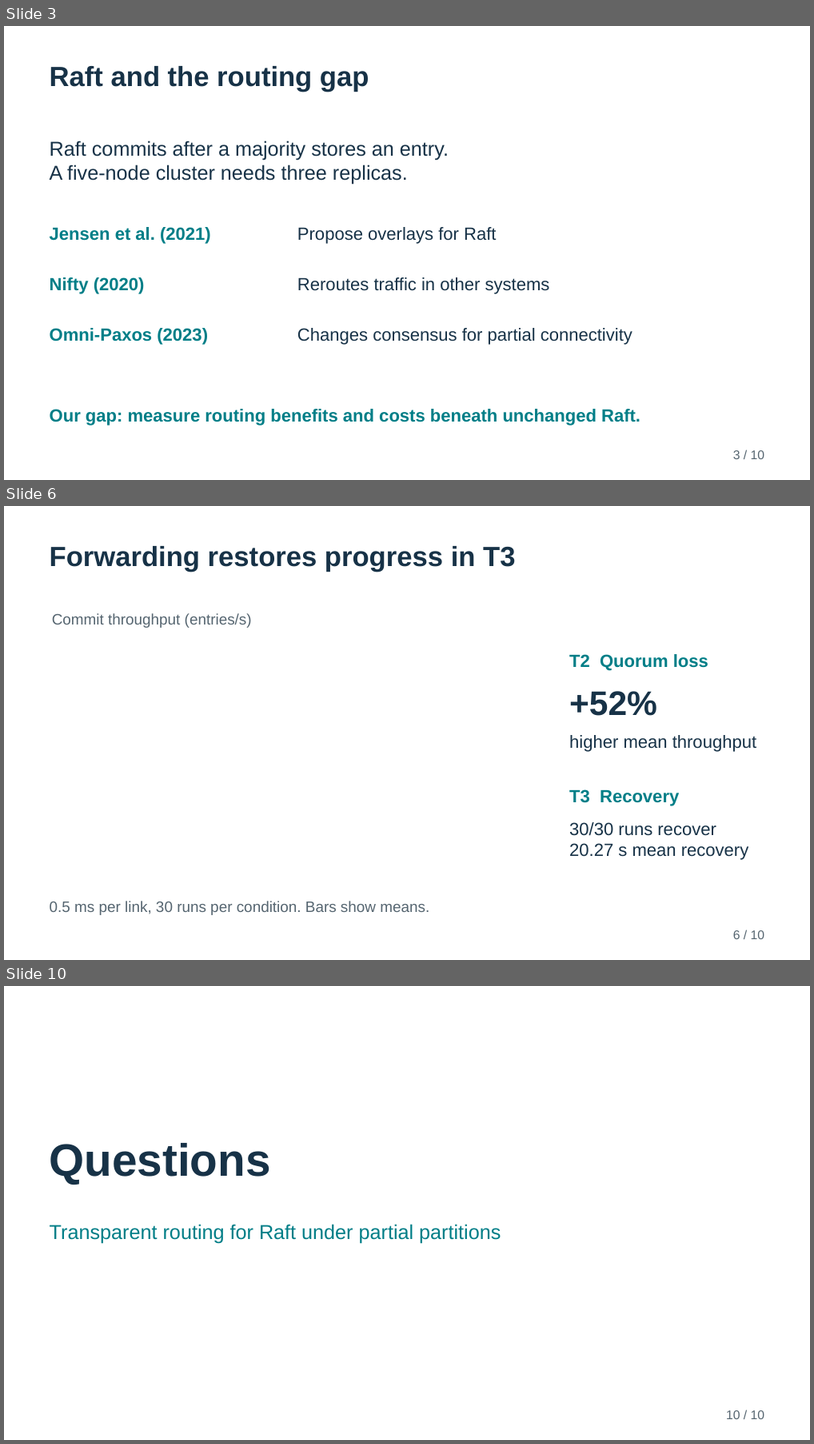
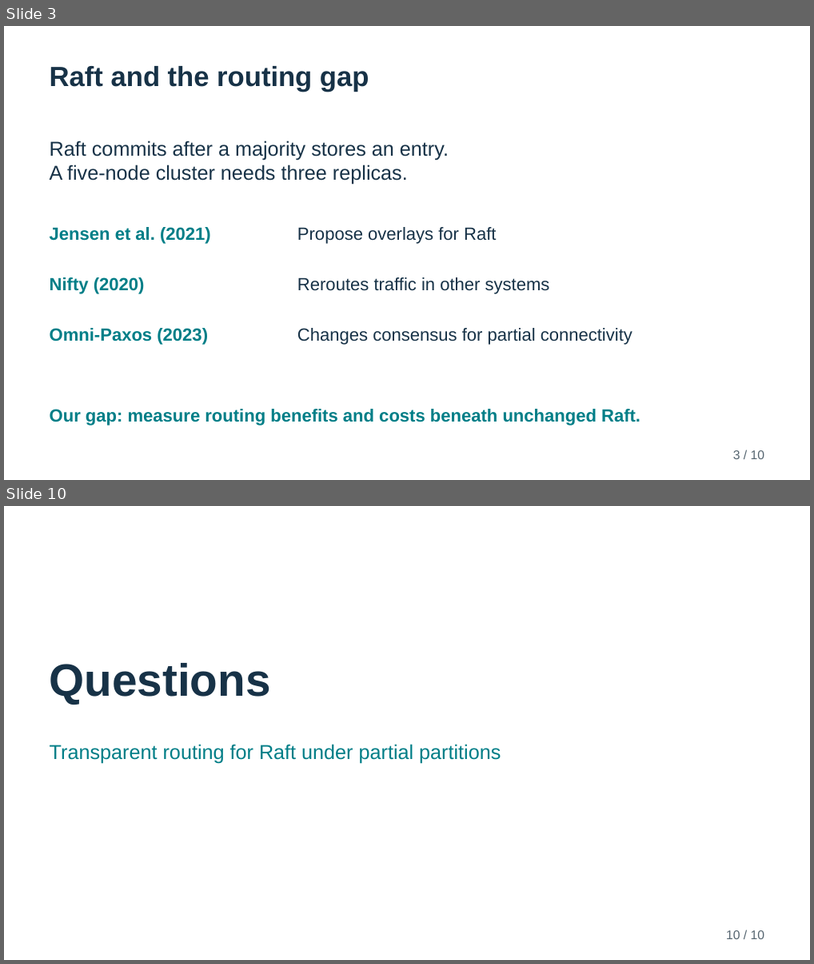
Before and after one commit to TheArtemis/II2202-HT26-Research-Methodology-and-Scientific-Writing, a slide deck: docs/presentation/II2202-final-presentation.pptx. Shown one above the other, each under a label of ours: slides 3, 6 and 10 before the commit, slides 3 and 10 after it; the slides between them are not shown. The pictures are 814x1444 and 814x964 pixels, drawn with LibreOffice and Linux fonts; fonts in the diff are those of the drawing. Boxes give left, top, right and bottom in pixels: in the first picture for what was removed or moved away, otherwise in the second. Text is boxed around its words. In the diff, an @@ line names an element or a change of style, - is before the commit and + after.

```diff
--- a/docs/presentation/II2202-final-presentation.pptx
+++ b/docs/presentation/II2202-final-presentation.pptx
@@ slide 6 removed at (4,506,810,960), background #FFFFFF @@
@@ text removed at (50,546,515,572) @@
-Forwarding restores progress in T3
@@ text removed at (52,613,252,628) @@
-Commit throughput (entries/s)
@@ text removed at (570,654,709,671) @@
-T2 Quorum loss
@@ text removed at (570,691,658,716) @@
-+52%
@@ text removed at (570,735,757,752) @@
-higher mean throughput
@@ text removed at (570,789,679,806) @@
-T3 Recovery
@@ text removed at (570,822,750,860) @@
-30/30 runs recover
-20.27 s mean recovery
@@ text removed at (50,900,430,915) @@
-0.5 ms per link, 30 runs per condition. Bars show means.
@@ text removed at (734,930,766,939) @@
-6 / 10
```
Also in this commit, not shown: 5 slides changed, 1 slide added, 2 other files.
